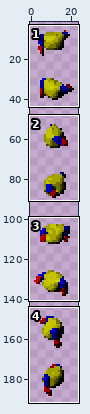
File history of a sprite sheet, graphics/chars/bodies/base/upper_idle_handgun_24x24.png. The first picture is a wide view before the edit; the outline marks the close-up.
Close-up. The starting point:
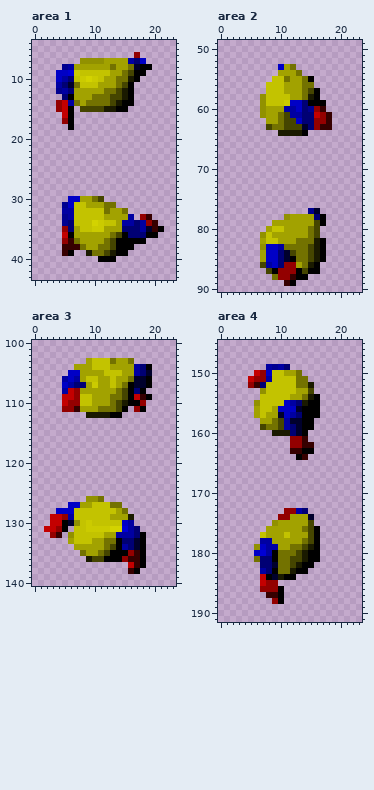
The file is 24x192 pixels. Colours within 5 levels of each other are drawn and written as one. Shown: area 1: x 0..23, y 4..43; area 2: x 0..23, y 49..90; area 3: x 0..23, y 100..140; area 4: x 0..23, y 145..191. The wide view leaves out empty margins.
The result:
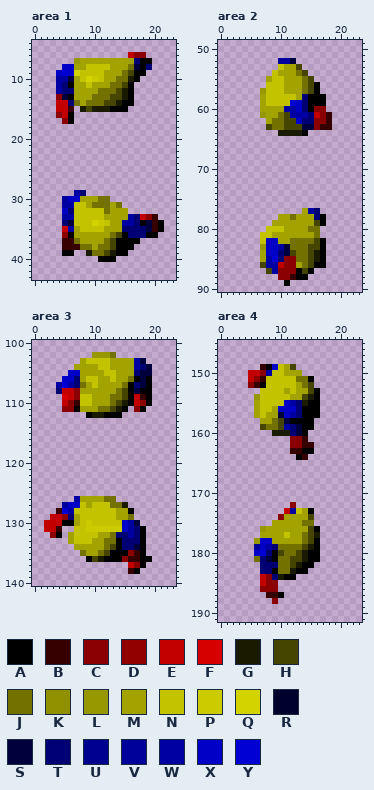
Palette (. is transparent): A #000000  B #360000  C #8b0000  D #930000  E #c30000  F #d70000  G #1a1a00  H #454500  J #737200  K #919100  L #979700  M #a2a200  N #c3c300  P #cbcb00  Q #d3d300  R #00002c  S #00003c  T #000074  U #000090  V #00009b  W #0000a2  X #0000c6  Y #0000d5
Diff:
--- area 1
@@ x 0..23 @@
  5 ........................
- 6 .................D......
- 7 ........KKKKMMMMWTX.....
- 8 .....UWMMMMMMJMMJRAA....
- 9 ....XXYPNNNNNMMJHAA.....
-10 ....XWTNPQPNMMJJGA......
-11 ....WTRJNNNMMMJHA.......
-12 ....UWTMMMMMJJHGA.......
-13 .....TAMMMJJJHHGA.......
-14 ....DEWJMJJJJHGAA.......
-15 ....DEA.HHHHGGAA........
-16 .....EA.................
-17 .....DA.................
-18 ......A.................
+ 6 ................ECC.....
+ 7 .......LMMMMMMMMMTAA....
+ 8 .....XXMMNNNNMMMJSAT....
+ 9 ....XYXQNNNNMMMJHAA.....
+10 ....WWSMNQPNMMJJGA......
+11 ....WTAMMNMMMJJHA.......
+12 ....WTTMMMMJJJHGA.......
+13 ....CSAMMMJJJHHGA.......
+14 ....EETJMJJJHHGAA.......
+15 ....EEB.GHGGGAAA........
+16 ....CEA.................
+17 .....CA.................
+18 ........................
 19 ........................
@@ x 0..23 @@
 28 ........................
-29 ........................
-30 ......XXMMJH............
-31 .....UXNNMMMJJ..........
-32 .....WWNNNNNJMMJ........
-33 .....UWNNNNNMMMMW.DB....
-34 .....UTNNNQPNNMWWTWDB...
-35 .....DTMNNPPMMMTTTWRBA..
-36 .....EAMMMMMMJHATTTAA...
-37 .....DBJMMMMJHAAAAA.....
-38 .....BBBJMMJJHAAA.......
-39 .....BA..GJJHGAA........
+29 .......WT...............
+30 .....VXXMMMJJ...........
+31 .....WWNNMJJJMJ.........
+32 .....XTNNNNNJMMM........
+33 .....WWNNNNNMMMMWTECB...
+34 .....TSNNNQPNMMWWTASBA..
+35 .....EWMNNNNMMMTTTTSBA..
+36 .....CAMMMMMMJHATTTAA...
+37 .....BBJMMMMJHAAAA......
+38 .....BBBJJMJJHAAA.......
+39 .....AA..GJJHGAA........
 40 ...........AAA..........
--- area 2
@@ x 5..19 @@
 51 ...............
-52 ...............
-53 .....XMJ.......
-54 .....MMMJ......
-55 ....NNJMMJA....
-56 ...NNNMMMJJ....
-57 ...NNNMMMJHA...
-58 ..KNNNNMMJGA...
-59 ..KNNNPXXTAAA..
-60 ..KMMMWWXTUDB..
-61 ..KMMJHWWTTEDB.
-62 ...MMJHHXTTDDB.
-63 ...HJJHHHRTDBB.
+52 .....VWS.......
+53 .....NMMH......
+54 ....NMMMJH.....
+55 ...MNNMMMJH....
+56 ...NNNMMMJHA...
+57 ..LNNNMMMJHA...
+58 ..MNNNNNMTAAA..
+59 ..MNNNNYXTAAA..
+60 ..MMMMWWXTACC..
+61 ..LMMJHWWWTECB.
+62 ...MJJHHXTTCCB.
+63 ...HJJHHHSSCBB.
 64 .....GGGGA.....
@@ x 5..19 @@
 76 ...............
-77 ..........UR...
-78 ......KMMMMTA..
+77 .........MWT...
+78 .....MMJMMMTA..
 79 ....MMMMMMMHA..
-80 ...MNNMMMMJH...
-81 ..KNMMMMMMJH...
-82 ..MNNMMMJJJGA..
-83 ..KXXWJJJJHGA..
-84 ..MXXTRHJJHGA..
-85 ..MXXTRAJJHGA..
-86 ..HWXTDDMJGA...
-87 ...HADDDAHAA...
-88 ....JDDBAA.....
-89 ......BA.......
+80 ...NNNMMMMJJ...
+81 ..NNMMMMMMMJ...
+82 ..NXXMMJJJJHA..
+83 ..LXXWSJJJHHA..
+84 ..MXXTSHJJHGA..
+85 ..MWYTCCJJHGA..
+86 ..HWWECCMJHAA..
+87 ...HWCCCAHA....
+88 .....CCBAA.....
+89 ......A........
 90 ...............
--- area 3
@@ x 0..23 @@
 101 ........................
-102 ........................
-103 .........MNNNJMMJ.......
-104 .......MMMNNNMMMMWTA....
-105 ......XXMMMMNNNMMWTR....
-106 .....WXWMNNMMNMMJRRA....
-107 .....XWTTMPMMNMJARRA....
-108 .....WEDMMMMMMJHATA.....
-109 .....EEDNNMMMJJHAEBA....
-110 .....EDDNNMMMJHGAAD.....
-111 .....DDBMMMJJJHA.DA.....
-112 .........GGGGAA.........
+102 ..........LLLJ..........
+103 ........MNNNNMMMMWS.....
+104 .......MMMMNNMMMMWTS....
+105 ......XXMMMMNNMMMTSS....
+106 .....XXTMNNMMNMMJASA....
+107 ....WYWTJMNMMMMJATSA....
+108 ....TEECMMMMMMJHASAA....
+109 .....FECNNMMMJJHAEBA....
+110 .....ECBNNMMMJHGAECA....
+111 .....CCAMMMJJHGA.CA.....
+112 .........AGGAAA.........
 113 ........................
@@ x 0..23 @@
 125 ........................
-126 .........KKJ............
-127 ......XXMMNNNJJ.........
-128 ....XXXNNNNNNNMJ........
-129 ...EEDWNNNNNNMMMG.......
-130 ...EEARKNPNNNNNXW.......
-131 ..EEDA.NNPPPPQQYWT......
-132 ...DB.KNNNNNMMWWWTA.....
-133 ......MNNNMMJJATTRA.....
-134 .......MMMMMJHAWTRA.....
-135 ........JMMJHAAADBA.....
-136 .........GHHAAADBBA.....
-137 ................EBA.....
+126 .......WMMMMJJ..........
+127 .....VXXNMNNNJJG........
+128 ....BYWNNNNNNNMMA.......
+129 ...EECTMNNNNNNMMJ.......
+130 ..EEEAAMNPNNNNNXWS......
+131 ..EEB..NNPPPPPPXWTA.....
+132 ...CA.MNNNNMMJTTWTA.....
+133 ......MNNNMMJJATTTA.....
+134 .......MMMMMJHATTSA.....
+135 ........JMMJHAAACBA.....
+136 .........AHGAAACBBAA....
+137 ................ECA.....
 138 ................BA......
--- area 4
@@ x 3..18 @@
 148 ................
-149 .....WUWT.......
-150 ...EDXNNMMJ.....
-151 ..EDDWNNNNJJ....
-152 ..DBTNNNNNJJG...
-153 ....KNNNNNMMH...
-154 ....NNNNNMMJGA..
-155 ...KNNNNXWTGAA..
-156 ...MNNMXXXRAAA..
-157 ...MNMMRXWTAAA..
-158 ....MMJHWRRAA...
-159 ....HJJHWTRAA...
-160 ......GGGTRA....
-161 .........DDB....
-162 .........DDBB...
+149 ....BAXNMH......
+150 ..EECWNNMMM.....
+151 ..ECBNNNNNJJA...
+152 ..CBANNNNNMJH...
+153 ....NNNNMNMMHA..
+154 ...LNNNNNMMHGA..
+155 ...MNNNNXWTGAA..
+156 ...MNNMXXXTAAA..
+157 ...MNMMSXWTAAA..
+158 ....MMJHSAAAA...
+159 ....HJJHWTSAA...
+160 ......GGGTSA....
+161 .........CCB....
+162 .........CCBB...
 163 .........BBAA...
@@ x 4..18 @@
 171 ...............
-172 ...............
-173 .......DDWT....
-174 ......DDMMMR...
-175 .....KMMMMMH...
-176 ....MMMMMMJHA..
-177 ...NMMMNMMMHA..
-178 ...WWMMMMMJHA..
-179 ..KXWWMMJJHGA..
-180 ..XYWAJJJHGAA..
-181 ..JTTAJJHHGAA..
-182 ...TTRJJHGAA...
-183 ...WTAJJGAA....
-184 ...EARGAA......
-185 ...EDD.........
-186 ...DDDA........
+172 ........C......
+173 .......EVNMA...
+174 ......CMMMMH...
+175 .....MMMMMJJ...
+176 ...LMMMMMMMHA..
+177 ...MMMMNMMJHG..
+178 ..LXXMMMMMJHA..
+179 ..VXWTJJJJHGA..
+180 ..XYTAHJJHGAA..
+181 ..JTSAJJHHGAA..
+182 ...TTTJJHGAA...
+183 ...TTAJJGAA....
+184 ...ECTGAA......
+185 ...ECC.........
+186 ...CCC.........
 187 ....BBA........
-188 .....DA........
+188 .....C.........
 189 ...............
Where, in picture pixels (left, top, right, bottom), the same in both close-ups:
changed: (56, 52, 152, 130)
changed: (62, 190, 164, 256)
changed: (260, 58, 326, 130)
changed: (260, 208, 326, 286)
changed: (56, 352, 152, 418)
changed: (44, 496, 152, 568)
changed: (248, 364, 320, 448)
changed: (254, 502, 320, 604)
